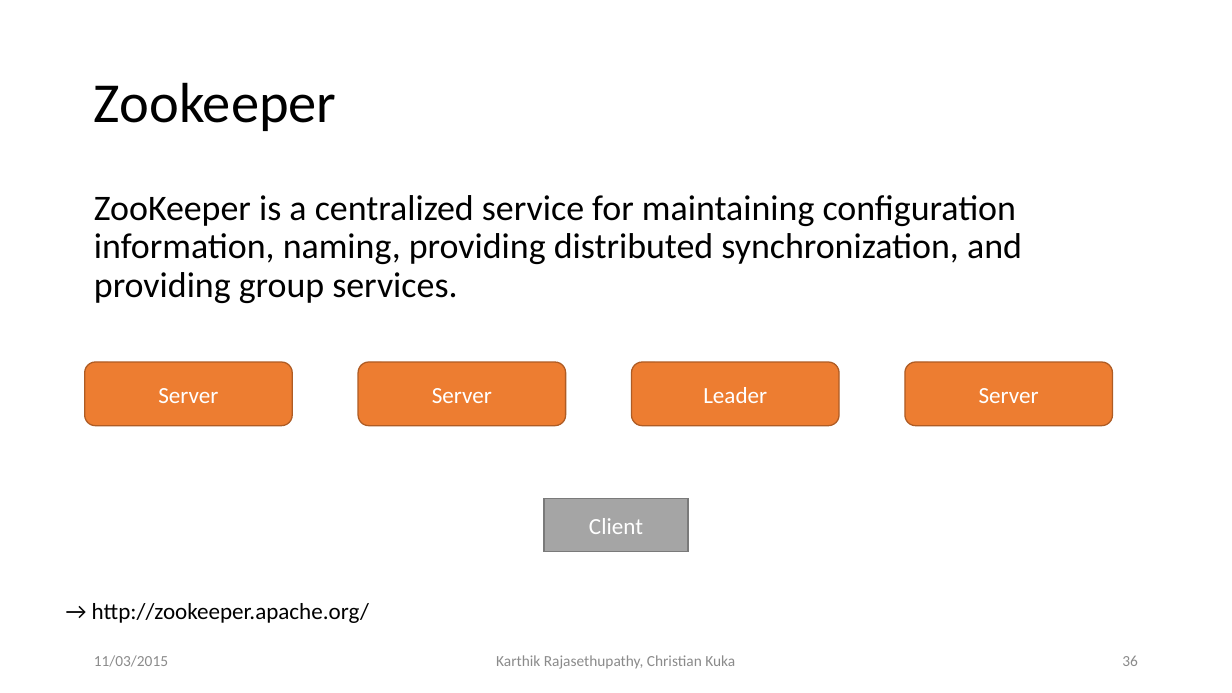
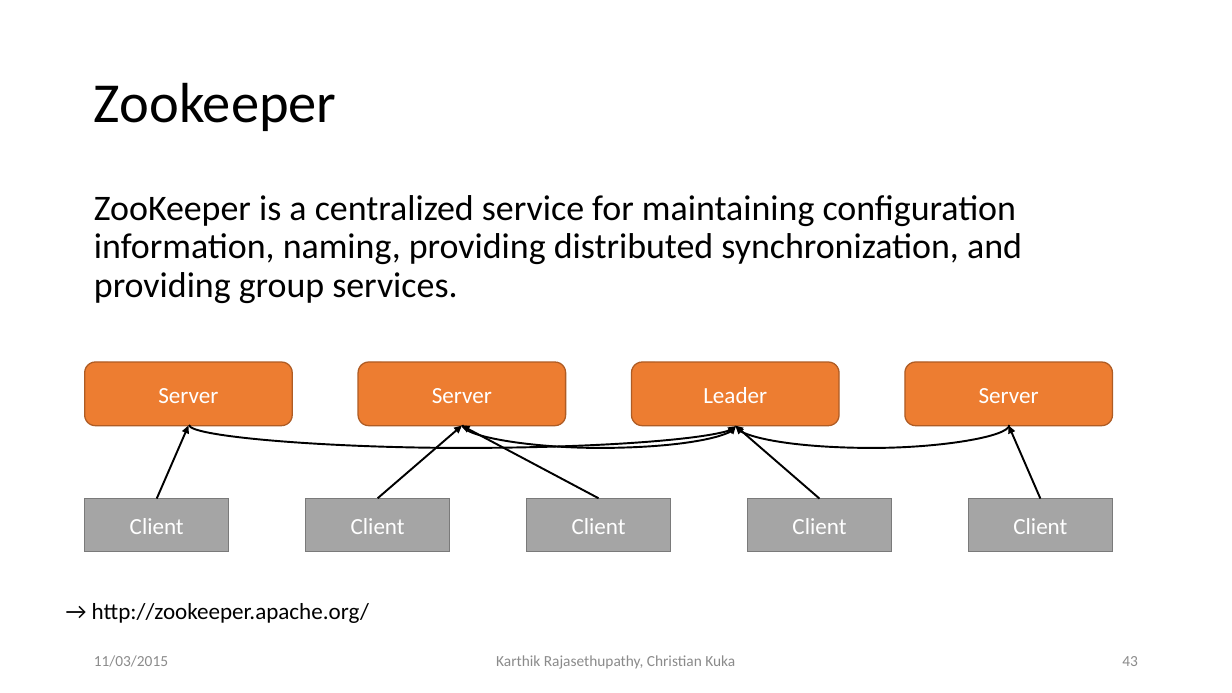
Before and after one commit to ckuka/SHDS, a slide deck: slide 43 of slides/ShanghaiDataScience_Master.pptx (slide 36 before the commit). Drawn at 1232x693 pixels with LibreOffice and Linux fonts; fonts in the diff are those of the drawing. Boxes give left, top, right and bottom in pixels: in the first picture for what was removed or moved away, otherwise in the second. Text is boxed around its words. In the diff, an @@ line names an element or a change of style, - is before the commit and + after.

```diff
--- a/slides/ShanghaiDataScience_Master.pptx
+++ b/slides/ShanghaiDataScience_Master.pptx
@@ arrow added from (157, 499) to (189, 426), #000000 1.5 pt @@
@@ curved arrow added from (189, 425) to (736, 426), #000000 1.5 pt @@
@@ arrow added from (378, 498) to (462, 426), #000000 1.5 pt @@
@@ arrow added from (599, 498) to (462, 426), #000000 1.5 pt @@
@@ curved arrow added from (463, 425) to (736, 426), #000000 1.5 pt @@
@@ curved arrow added from (1009, 425) to (736, 426), #000000 1.5 pt @@
@@ arrow added from (820, 499) to (736, 426), #000000 1.5 pt @@
@@ arrow added from (1041, 499) to (1009, 426), #000000 1.5 pt @@
@@ rectangle added at (x1=85, y1=499, x2=229, y2=553), fill #A5A5A5, outline #7A7A7A 1 pt, 18 pt, text #FFFFFF @@
+Client
@@ rectangle added at (x1=306, y1=498, x2=450, y2=552), fill #A5A5A5, outline #7A7A7A 1 pt, 18 pt, text #FFFFFF @@
+Client
@@ rectangle "Client" moved from (x1=544, y1=498, x2=689, y2=552) to (x1=527, y1=498, x2=671, y2=552) @@
@@ rectangle added at (x1=748, y1=499, x2=892, y2=553), fill #A5A5A5, outline #7A7A7A 1 pt, 18 pt, text #FFFFFF @@
+Client
@@ rectangle added at (x1=969, y1=499, x2=1113, y2=553), fill #A5A5A5, outline #7A7A7A 1 pt, 18 pt, text #FFFFFF @@
+Client
@@ page number at (x1=1122, y1=656, x2=1138, y2=666): text changed @@
-36
+43
```
Also in this commit, not shown: 13 other slides changed, 6 slides added, 5 other files.
